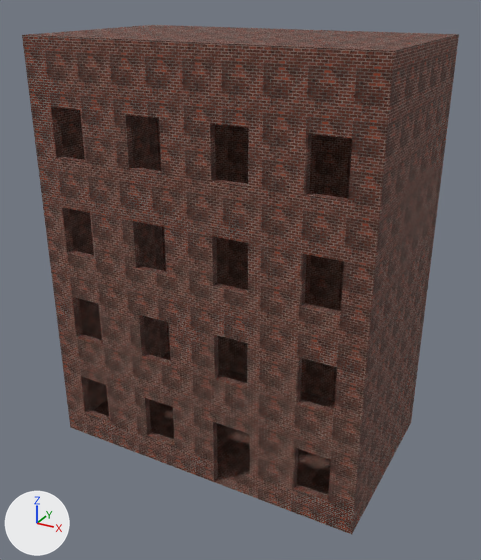
A saved change to the OBJ model resources/blender/zombie_street/Street_BlockL2.obj.
One viewpoint serves both versions: a camera (50 mm lens) standing at (10.1, -15.21, 14.78) and looking at (-0.13, 3.4, 5.48). The lights are fixed; the arrows at lower left show +X, +Y and +Z. The picture after the commit comes second. Where no turn or scale is listed for an object, it has been applied to the vertices.

Script lines for the objects in view, before the commit:
```python
me_street_blockl2 = bpy.data.meshes.new('Street_BlockL2')
me_street_blockl2.from_pydata(...)  # 210 vertices, 332 faces; spans x -5.6..5.6, y 0.0..6.5, z -0.46..13.5
me_street_blockl2.materials.append(mat_wallbrick)  # picture img_brickwall_png
ob_street_blockl2 = bpy.data.objects.new('Street_BlockL2', me_street_blockl2)
ob_street_blockl2.location = (0.0, 0.0, 0.0)
```
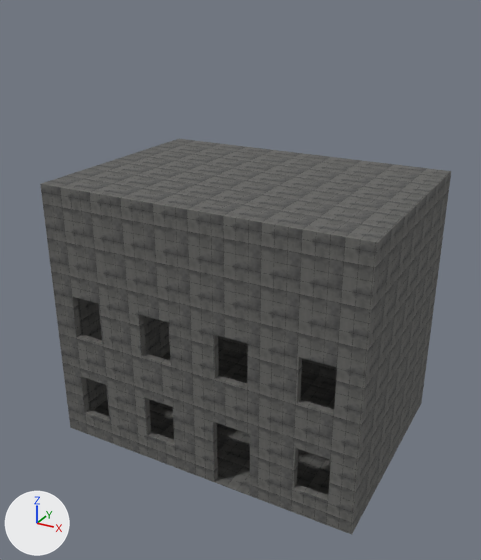
Changed parts and their boxes [x1, y1, x2, y2] in the pictures (481 x 560 px):
'Street_BlockL2', reshaped (22% shorter): before [22, 25, 459, 535]; after [40, 139, 451, 535]
part 1 of me_street_blockl2, cut back: before [22, 25, 459, 533]; after [40, 139, 451, 533]
part 2 of me_street_blockl2, surface changed: [93, 352, 335, 495] in both
part 3 of me_street_blockl2, recoloured: [54, 292, 366, 535] in both

The edits, one by one:
Picture 'ConcreteWall.png' (img_concretewall_png) is new.
Material 'WallConcrete' (mat_wallconcrete) is new.
Its texture is img_concretewall_png.
Its roughness is 0.92.
me_street_blockl2 is used by ob_street_blockl2; location (0.0, 0.0, 0.0).
me_street_blockl2 had 210 vertices, 332 faces and spanned x -5.6..5.6, y 0.0..6.5, z -0.46..13.5.
me_street_blockl2 now has 130 vertices, 196 faces and spans x -5.6..5.6, y 0.0..8.0, z -0.46..9.0.
Part 1, on me_street_blockl2:
94 vertices are removed from x -5.6..5.6, y 0.0..6.5, z 6.79..13.5.
166 faces are deleted.
2 vertices move from x -5.6..5.6, y 6.5, z -0.46 to x -5.6..5.6, y 8.0, z -0.46.
2 vertices are added at (-5.6, 8.0, 9.0), (5.6, 8.0, 9.0).
12 new vertices lie (0.0, 0.0, 3.81) away from vertices in x -5.6..5.6, y 0.0, z 5.19.
30 new faces join them.
me_street_blockl2 part 2: 2 kept faces spanning x -5.6..5.6, y 0.0..8.0, z -0.46 get new texture (UV) coordinates.
me_street_blockl2 part 3: 166 faces spanning x -5.6..5.6, y 0.0..8.0, z -0.46..5.19 switch from mat_wallbrick (picture img_brickwall_png) to mat_wallconcrete (picture img_concretewall_png).
